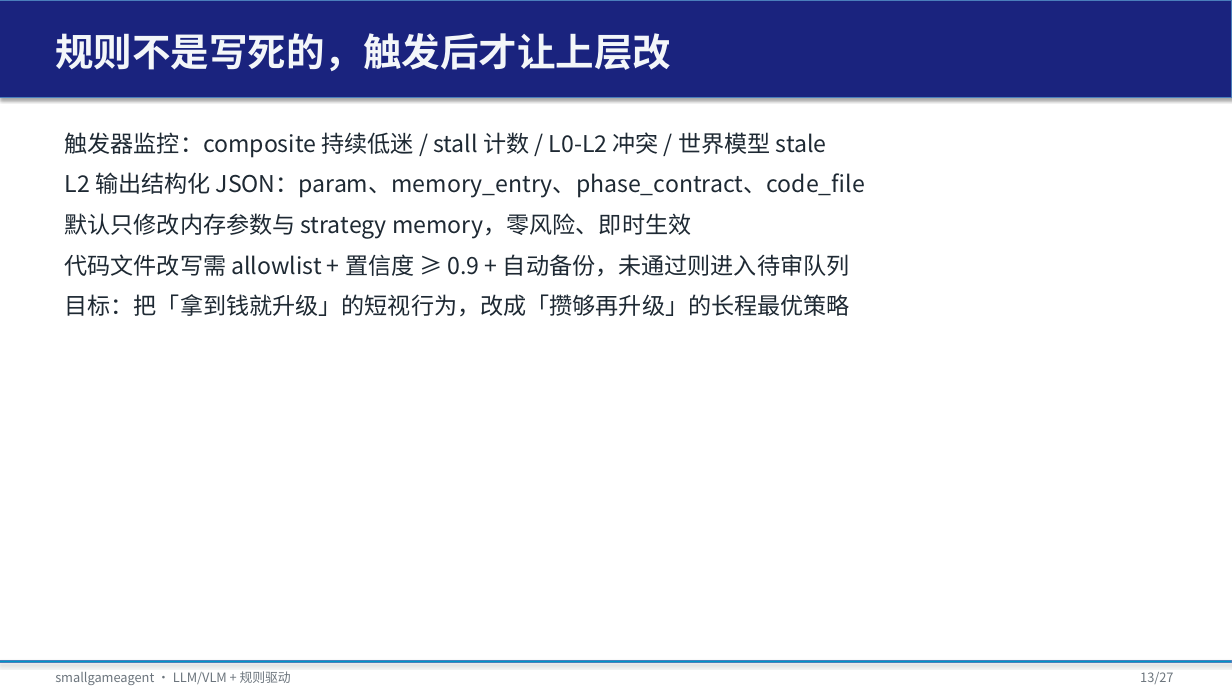
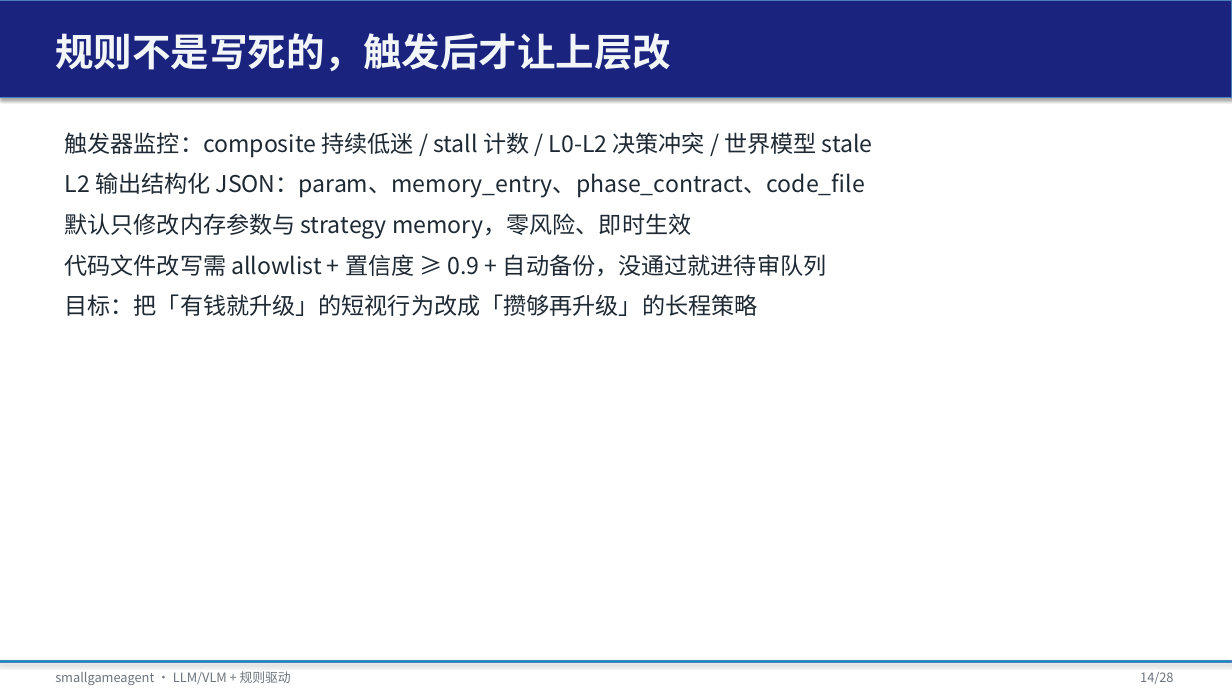
Before and after one commit to tzhazuma/smallgameagent, a slide deck: slide 14 of reports/smallgameagent_report.pptx (slide 13 before the commit). Drawn at 1232x693 pixels with LibreOffice and Linux fonts; fonts in the diff are those of the drawing. Boxes give left, top, right and bottom in pixels: in the first picture for what was removed or moved away, otherwise in the second. Text is boxed around its words. In the diff, an @@ line names an element or a change of style, - is before the commit and + after.

Commit message:
feat: L2 code-file rule update with runtime_rules.json
- Add configs/runtime_rules.json as allow-listed tunable config.
- RuleEngine reads runtime parameters via _param(): memory > file > default.
- RuleUpdateApplier supports safe code-file patches (allowlist, confidence>=0.9,
  auto-backup, unique search block, pending queue).
- Add src/experiments/exp_code_file_rule_update.py: mock L2 changes
  stuck_escape_threshold 5->3 on SSD_00461P01 offline replay; verified
  immediate effect and automatic restore.
- Update REPORT.md / EXPERIMENT_RESULTS.md / PPT with code-file update design
  and results; humanize several slide bullets.
- Tests: 47 passed; ruff clean.

```diff
--- a/reports/smallgameagent_report.pptx
+++ b/reports/smallgameagent_report.pptx
@@ text at (x1=64, y1=132, x2=873, y2=158): text changed @@
-触发器监控：composite 持续低迷 / stall 计数 / L0-L2 冲突 / 世界模型 stale
+触发器监控：composite 持续低迷 / stall 计数 / L0-L2 决策冲突 / 世界模型 stale
@@ text at (x1=64, y1=254, x2=826, y2=316): text changed @@
-代码文件改写需 allowlist + 置信度 ≥ 0.9 + 自动备份，未通过则进入待审队列
-目标：把「拿到钱就升级」的短视行为，改成「攒够再升级」的长程最优策略
+代码文件改写需 allowlist + 置信度 ≥ 0.9 + 自动备份，没通过就进待审队列
+目标：把「有钱就升级」的短视行为改成「攒够再升级」的长程策略
@@ text at (x1=1140, y1=672, x2=1173, y2=684): text changed @@
-13/27
+14/28
```
Also in this commit, not shown: 25 other slides changed, 1 slide added, 10 other files.
